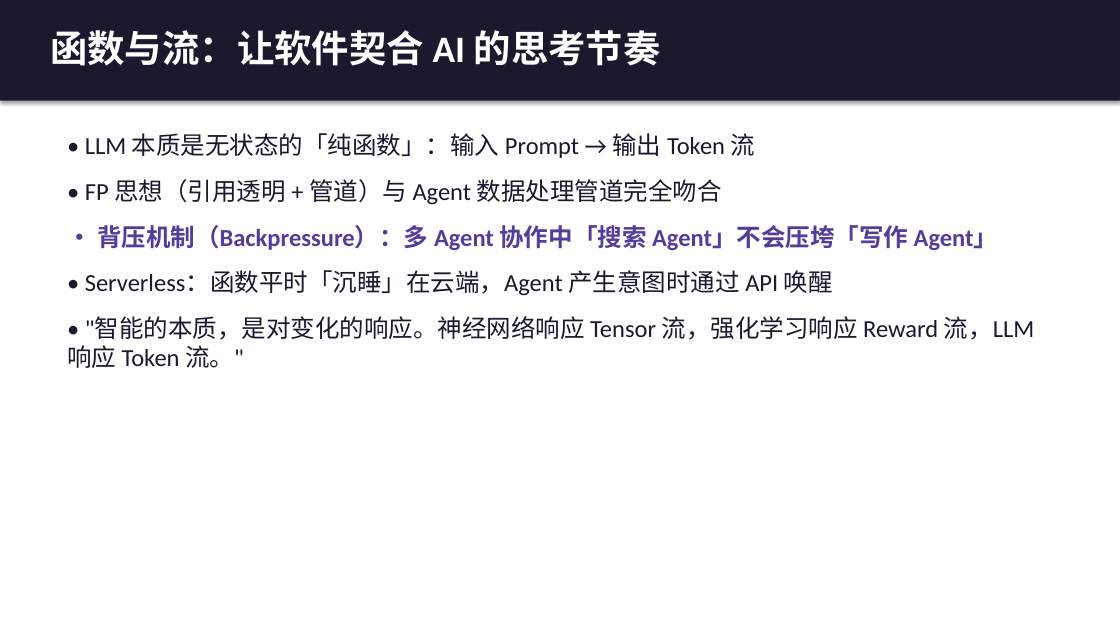
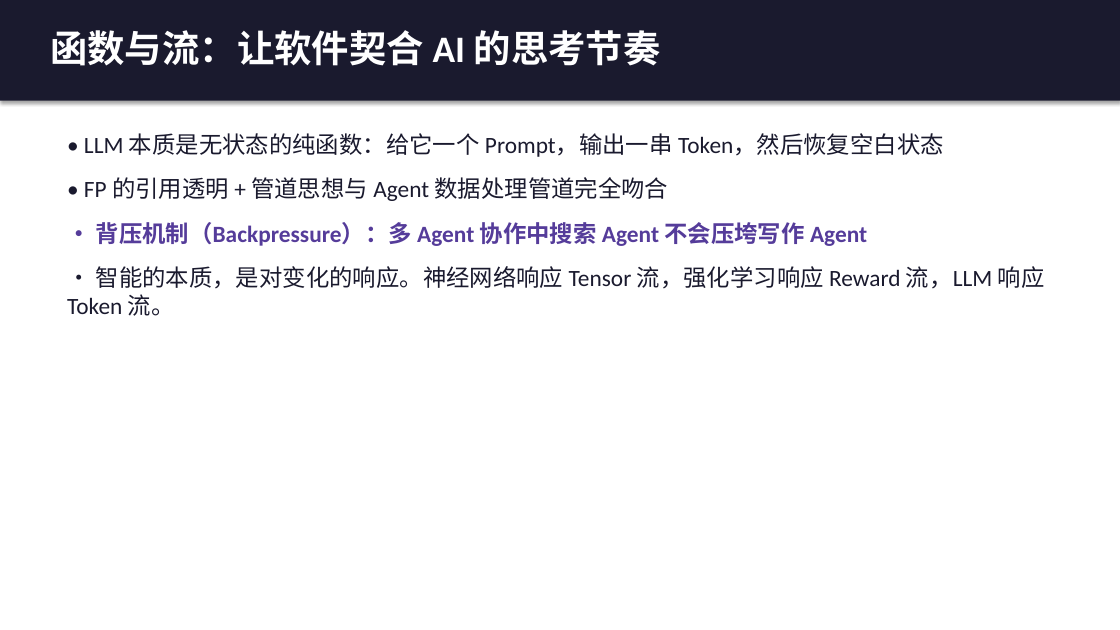
Before and after one commit to tanteng/blog, a slide deck: slide 11 of static/reports/agent-design-patterns-book-intro.pptx. Drawn at 1120x630 pixels with LibreOffice and Linux fonts; fonts in the diff are those of the drawing. Boxes give left, top, right and bottom in pixels: in the first picture for what was removed or moved away, otherwise in the second. Text is boxed around its words. In the diff, an @@ line names an element or a change of style, - is before the commit and + after.

```diff
--- a/static/reports/agent-design-patterns-book-intro.pptx
+++ b/static/reports/agent-design-patterns-book-intro.pptx
@@ text at [67,133,1045,316]: text changed; size 21 to 20 pt @@
-• LLM 本质是无状态的「纯函数」：输入 Prompt → 输出 Token 流
-• FP 思想（引用透明 + 管道）与 Agent 数据处理管道完全吻合
-• 背压机制（Backpressure）：多 Agent 协作中「搜索 Agent」不会压垮「写作 Agent」
-• Serverless：函数平时「沉睡」在云端，Agent 产生意图时通过 API 唤醒
-• "智能的本质，是对变化的响应。神经网络响应 Tensor 流，强化学习响应 Reward 流，LLM 响应 Token 流。"
+• LLM 本质是无状态的纯函数：给它一个 Prompt，输出一串 Token，然后恢复空白状态
+• FP 的引用透明 + 管道思想与 Agent 数据处理管道完全吻合
+• 背压机制（Backpressure）：多 Agent 协作中搜索 Agent 不会压垮写作 Agent
+• 智能的本质，是对变化的响应。神经网络响应 Tensor 流，强化学习响应 Reward 流，LLM 响应 Token 流。
```
Also in this commit, not shown: 18 other slides changed, 6 slides added, 4 slides removed.
